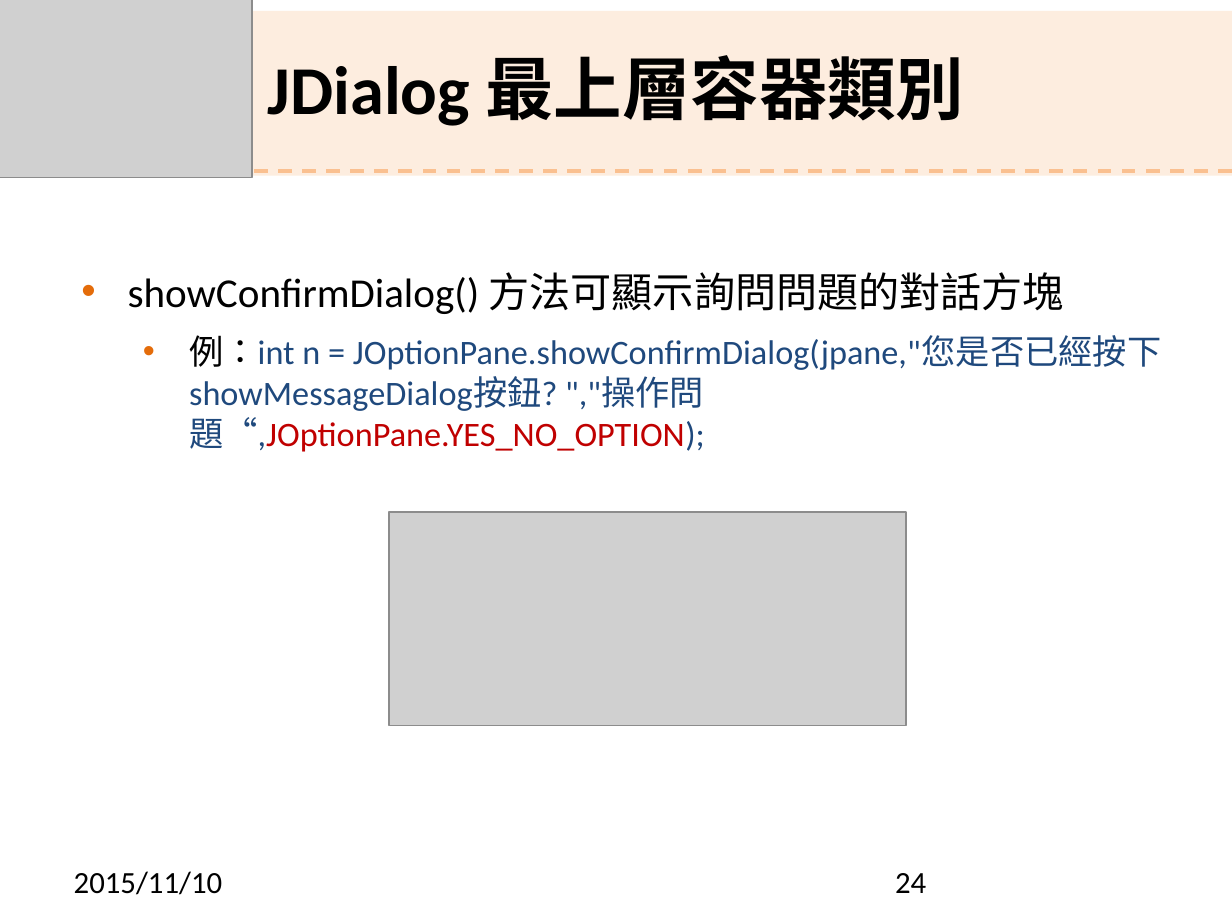
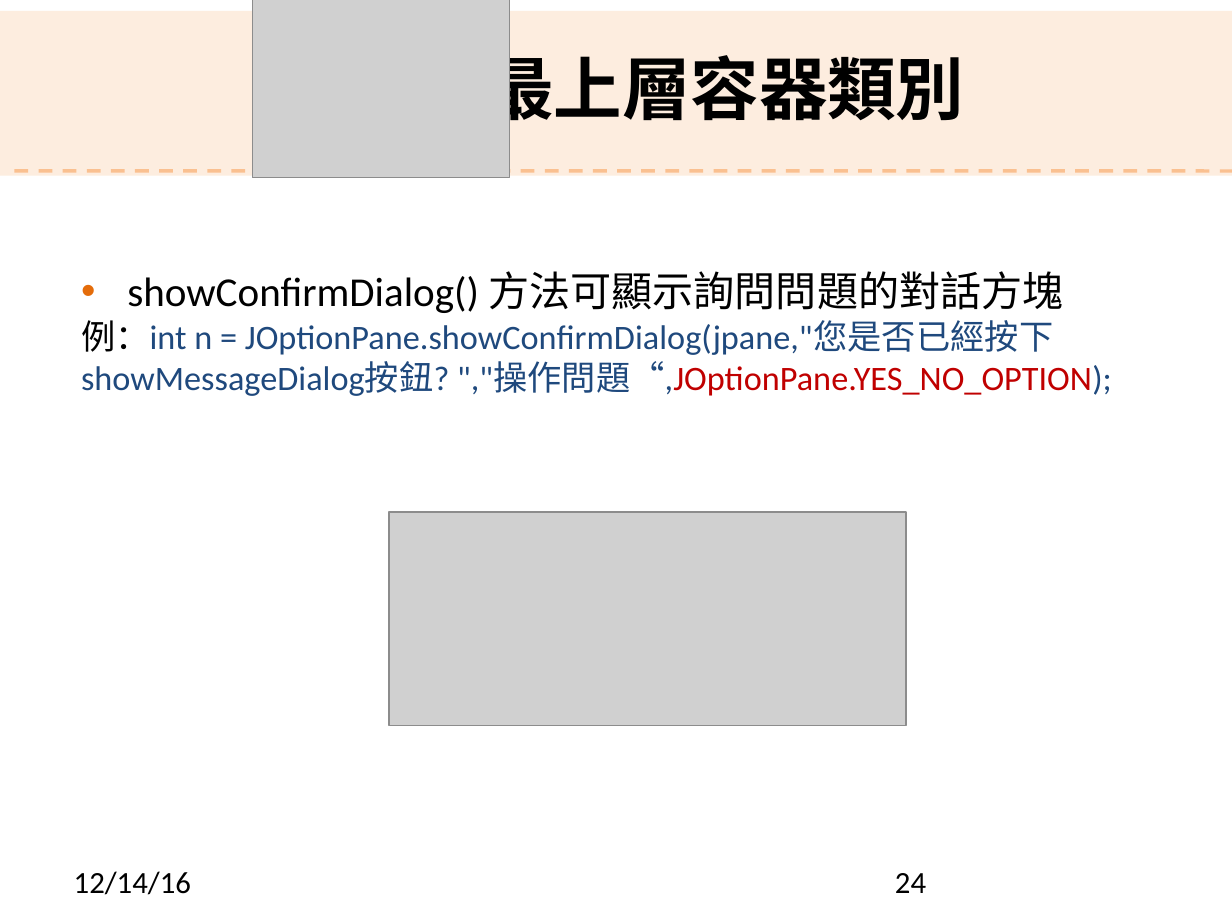
Before and after one commit to shouzo/Java-Programming_pages, a slide deck: slide 24 of class-tutorial/20161207/Ch9.pptx. Drawn at 1232x924 pixels with LibreOffice and Linux fonts; fonts in the diff are those of the drawing; grey boxes stand for pictures; background and template pictures are left out. Boxes give left, top, right and bottom in pixels: in the first picture for what was removed or moved away, otherwise in the second. Text is boxed around its words. In the diff, an @@ line names an element or a change of style, - is before the commit and + after.

```diff
--- a/class-tutorial/20161207/Ch9.pptx
+++ b/class-tutorial/20161207/Ch9.pptx
@@ picture: place and size @@
-picture at box(0, 0, 253, 177)
+picture at box(253, 0, 510, 177)
@@ text "JDialog 最上層容器類別" rewrapped from box(268, 55, 965, 126) to box(486, 44, 965, 131) @@
@@ line (15, 171) - (1232, 171): stroke #FAC090 2 pt dashed to #FAC090 2.01 pt @@
@@ text "showConfirmDialog() 方法可顯示詢問問題的對話方塊" at box(81, 271, 1112, 396): indent changed; less space between paragraphs; bullet • to none; list level 2 to 1 in "例：int n = JOptionPane.showConfirmDialog(jpane,"您是否已經按下showMe ..." @@
@@ text at box(74, 871, 191, 895): text changed @@
-2015/11/10
+12/14/16
```
Also in this commit, not shown: 26 other slides changed, 3 slides added, 3 slides removed, 30 other files.
